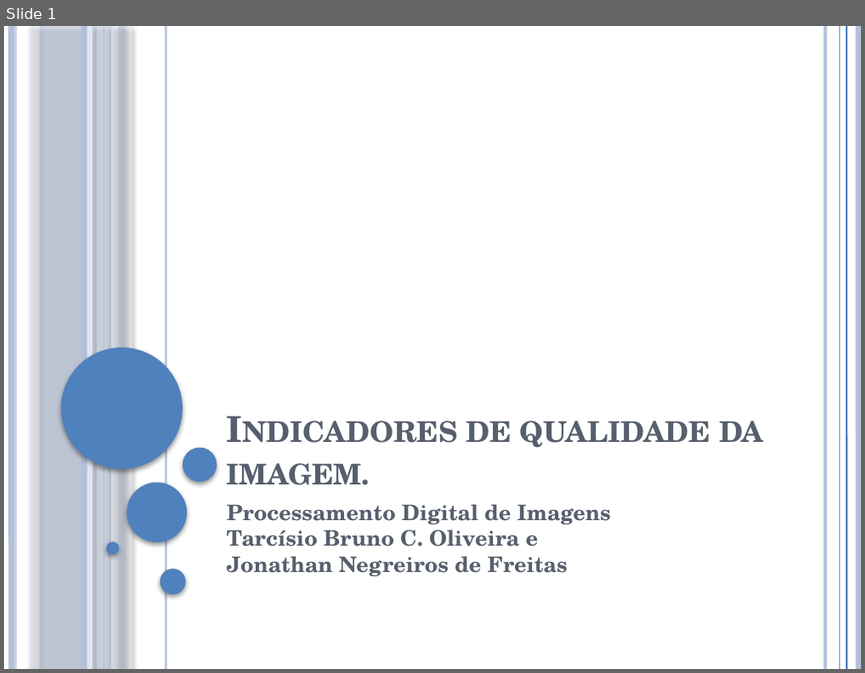
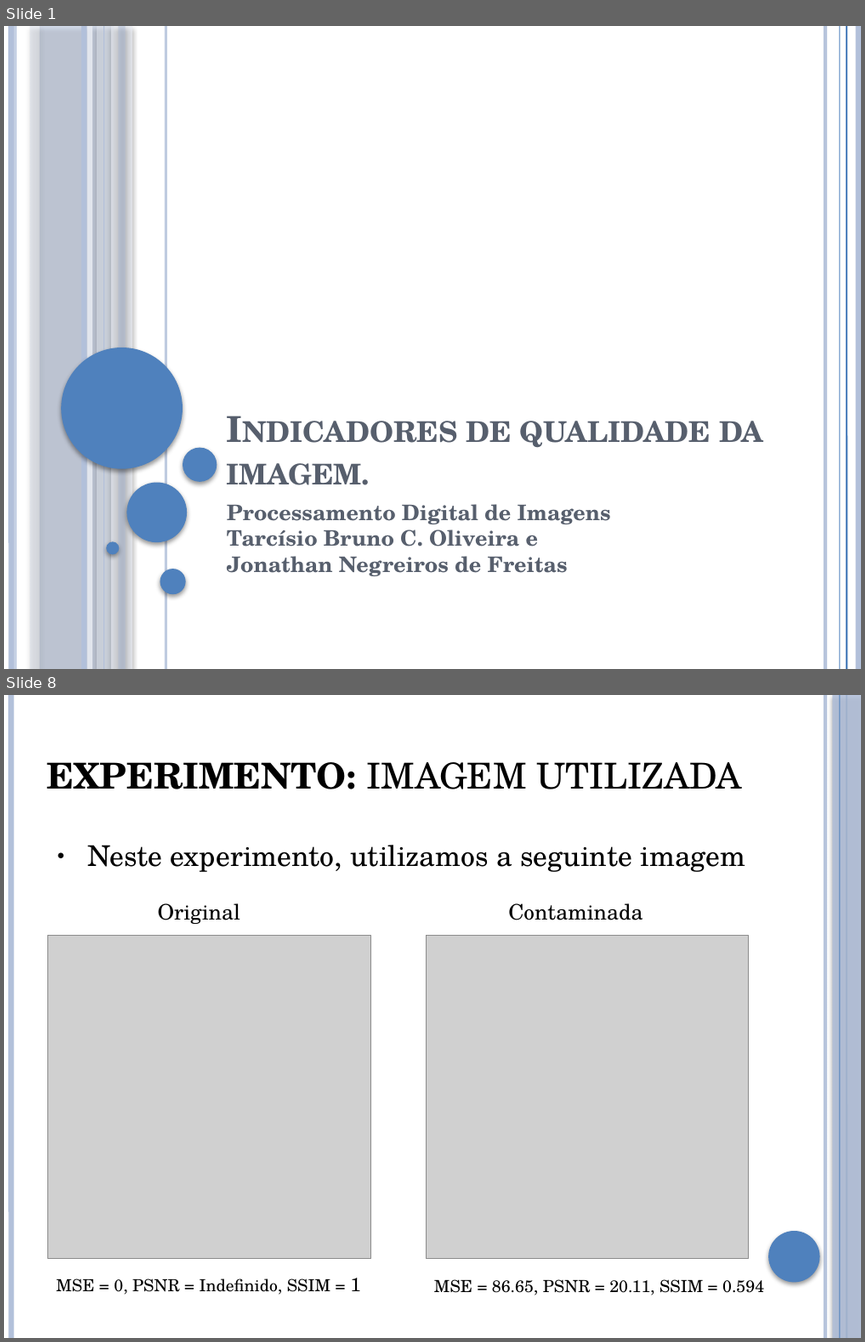
Before and after one commit to brunoliveira8/pdi, a slide deck: trabalho 3/apresentacao.pptx. Shown one above the other, each under a label of ours: slide 1 before the commit, slides 1 and 8 after it; the slides between them are not shown. The pictures are 865x673 and 865x1342 pixels, drawn with LibreOffice and Linux fonts; fonts in the diff are those of the drawing; grey boxes stand for pictures. Boxes give left, top, right and bottom in pixels: in the first picture for what was removed or moved away, otherwise in the second. Text is boxed around its words. In the diff, an @@ line names an element or a change of style, - is before the commit and + after.

```diff
--- a/trabalho 3/apresentacao.pptx
+++ b/trabalho 3/apresentacao.pptx
@@ slide 8 added at (4,695,861,1338), background #FFFFFF; not listed: 4 template elements that a slide beside it also shows @@
@@ rectangle added at (833,695,861,1338), fill #B3C1DB at 87% opacity @@
@@ text added at (46,762,742,789), 30 pt, text #000000 @@
+EXPERIMENTO: IMAGEM UTILIZADA
@@ text added at (87,845,746,872), 24 pt, text #000000 @@
+● Neste experimento, utilizamos a seguinte imagem
@@ text added at (158,903,240,924), 18 pt, text #000000 @@
+Original
@@ text added at (508,903,642,920), 18 pt, text #000000 @@
+Contaminada
@@ picture added at (47,936,370,1259) @@
@@ picture added at (426,936,749,1259) @@
@@ ellipse added at (768,1231,820,1281), fill #4F81BD @@
@@ text added at (56,1277,360,1294), 14 pt, text #000000 @@
+MSE = 0, PSNR = Indefinido, SSIM = 1
@@ text added at (434,1279,764,1295), 14 pt, text #000000 @@
+MSE = 86.65, PSNR = 20.11, SSIM = 0.594
```
Also in this commit, not shown: 8 slides changed, 10 other slides added, 2 slides removed, 13 other files.
